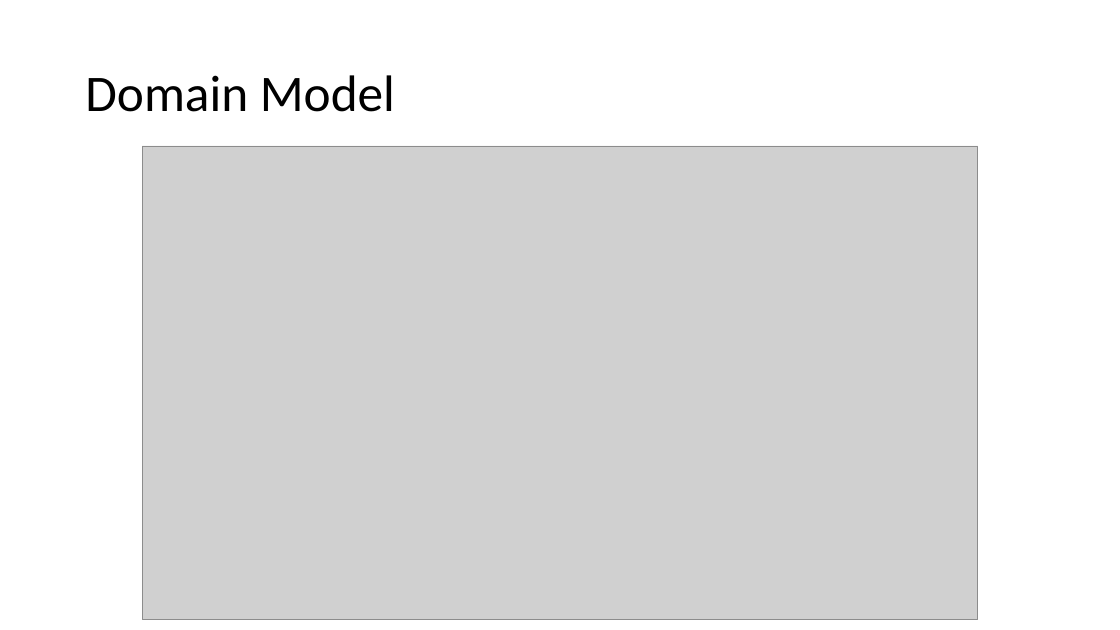
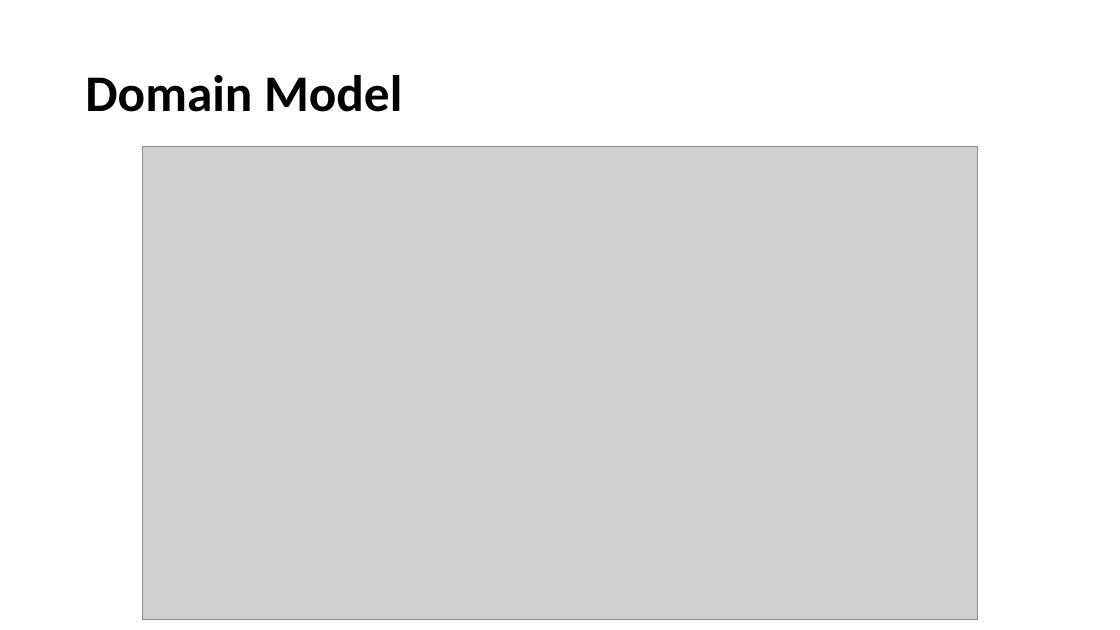
Before and after one commit to HassanNahhal/CS_Proj, a slide deck: slide 7 of Documents/FinalPresentation.pptx. Drawn at 1120x630 pixels with LibreOffice and Linux fonts; fonts in the diff are those of the drawing; grey boxes stand for pictures; background and template pictures are left out. Boxes give left, top, right and bottom in pixels: in the first picture for what was removed or moved away, otherwise in the second. Text is boxed around its words. In the diff, an @@ line names an element or a change of style, - is before the commit and + after.

```diff
--- a/Documents/FinalPresentation.pptx
+++ b/Documents/FinalPresentation.pptx
@@ title "Domain Model" at <box>85,75,402,112</box>: bold on @@
```
Also in this commit, not shown: 8 other slides changed, 4 other files.
